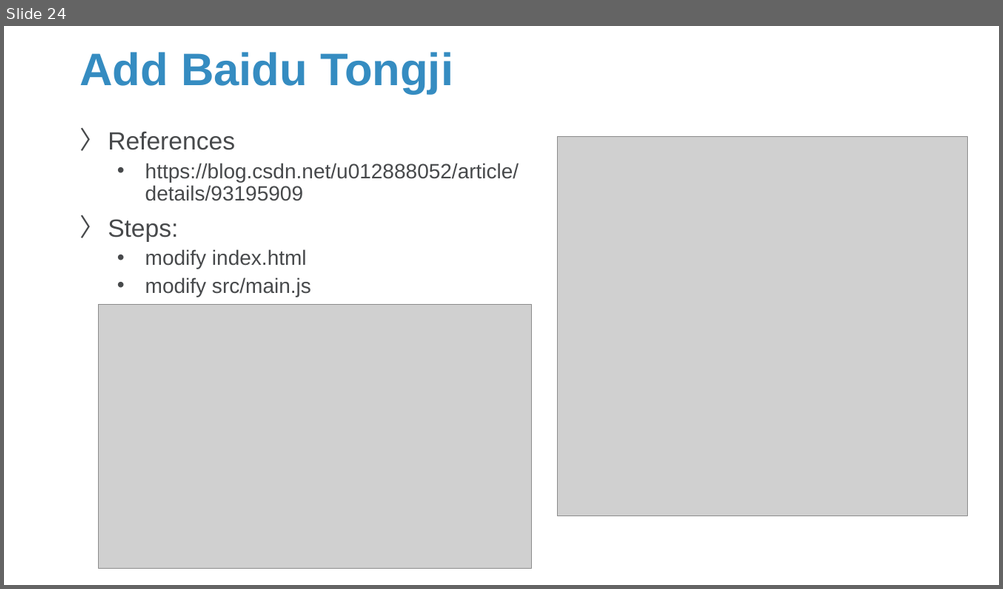
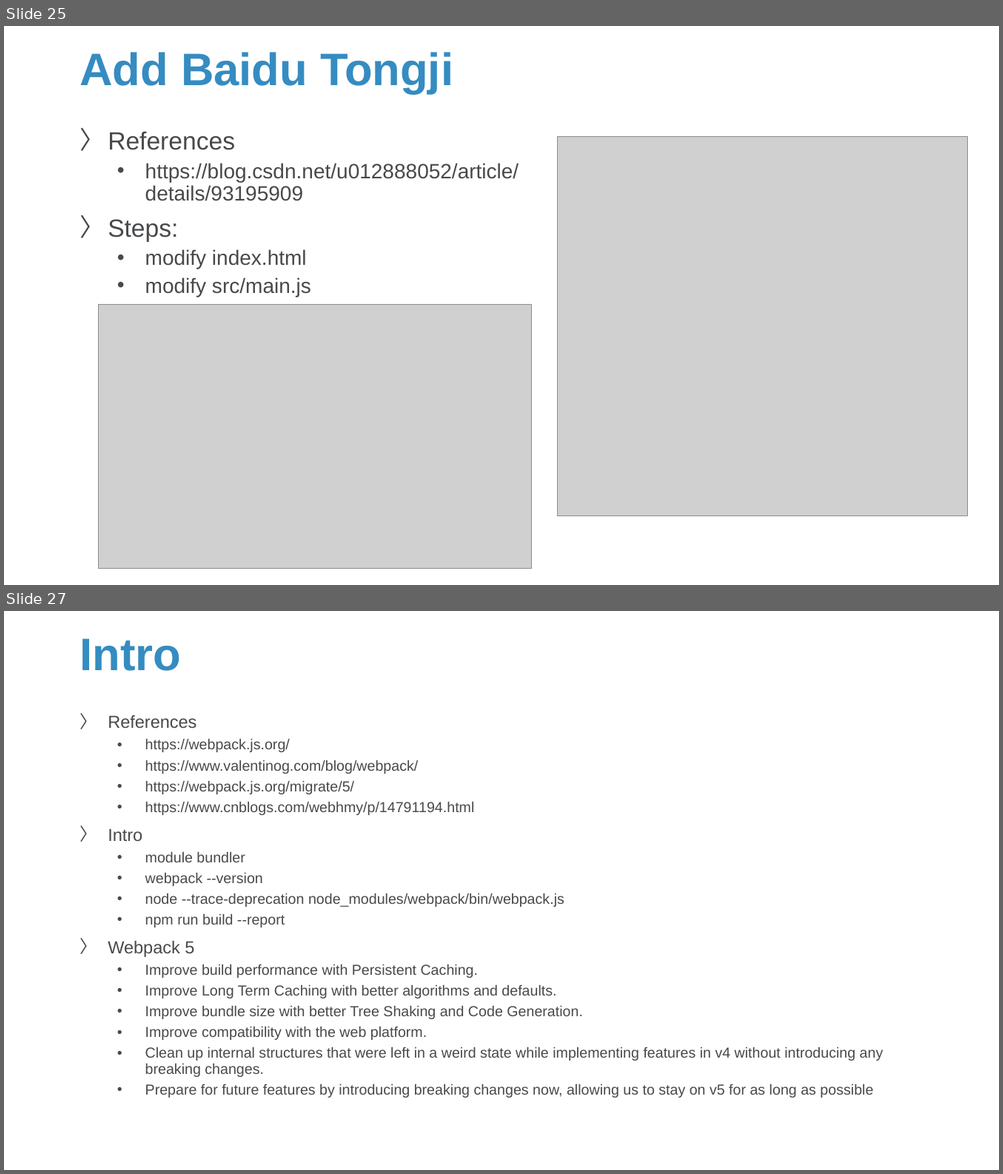
Before and after one commit to Sparks-Lu/TechNotes, a slide deck: Web/Vue-Notes.pptx. Shown one above the other, each under a label of ours: slide 24 before the commit, slides 25 and 27 after it; the slides between them are not shown. The pictures are 1003x589 and 1003x1174 pixels, drawn with LibreOffice and Linux fonts; fonts in the diff are those of the drawing; grey boxes stand for pictures; background and template pictures are left out. Boxes give left, top, right and bottom in pixels: in the first picture for what was removed or moved away, otherwise in the second. Text is boxed around its words. In the diff, an @@ line names an element or a change of style, - is before the commit and + after.

```diff
--- a/Web/Vue-Notes.pptx
+++ b/Web/Vue-Notes.pptx
@@ slide 27 added at bbox=[4, 611, 999, 1170], background picture (left out) @@
@@ title added at bbox=[79, 638, 181, 671], 44 pt, text #358CC1, bold @@
+Intro
@@ text added at bbox=[108, 715, 883, 1098], 14 pt, text #47494B @@
+〉 References
+  • https://webpack.js.org/
+  • https://www.valentinog.com/blog/webpack/
+  • https://webpack.js.org/migrate/5/
+  • https://www.cnblogs.com/webhmy/p/14791194.html
+〉 Intro
+  • module bundler
+  • webpack --version
+  • node --trace-deprecation node_modules/webpack/bin/webpack.js
+  • npm run build --report
+〉 Webpack 5
+  • Improve build performance with Persistent Caching.
+  • Improve Long Term Caching with better algorithms and defaults.
+  • Improve bundle size with better Tree Shaking and Code Generation.
+  • Improve compatibility with the web platform.
+  • Clean up internal structures that were left in a weird state while implementing features in v4 without introducing any breaking changes.
+  • Prepare for future features by introducing breaking changes now, allowing us to stay on v5 for as long as possible
@@ what was slide 24 is now slide 25 @@
```
Also in this commit, not shown: 7 slides changed, 16 other slides added, 28 other files.
